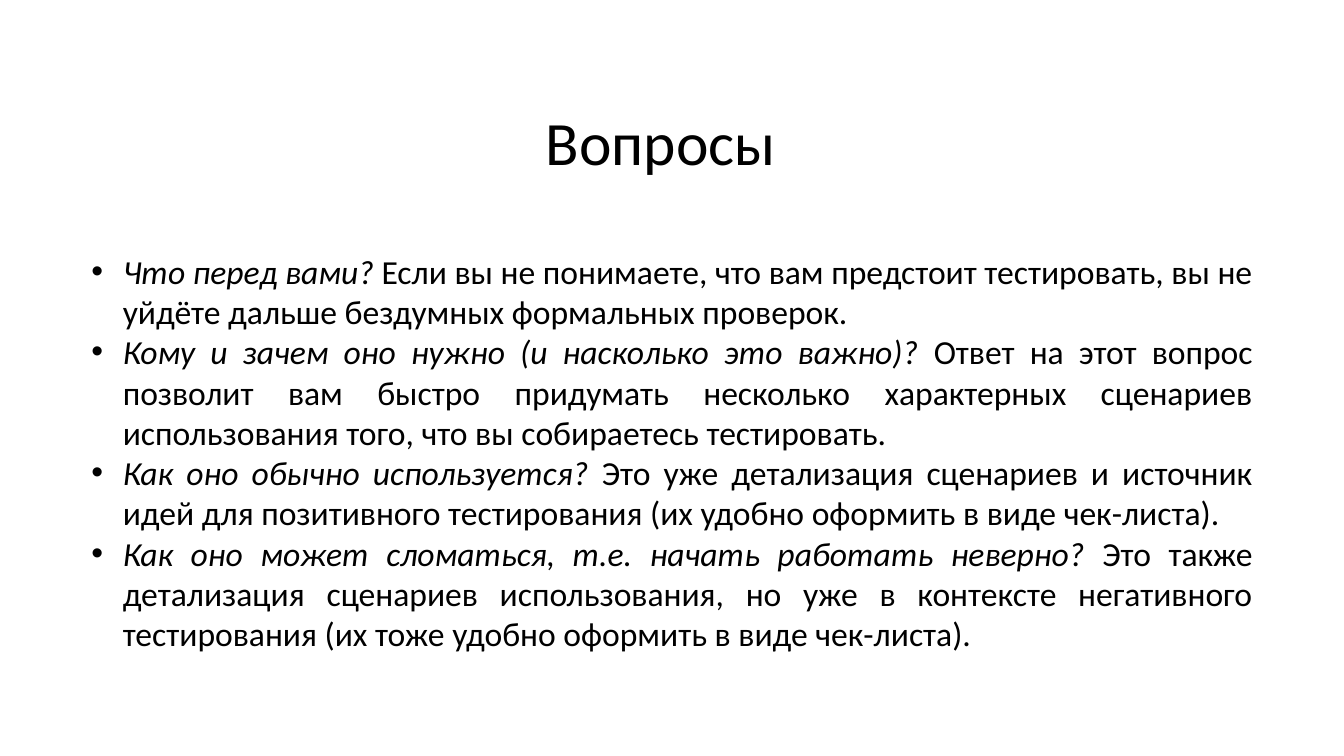
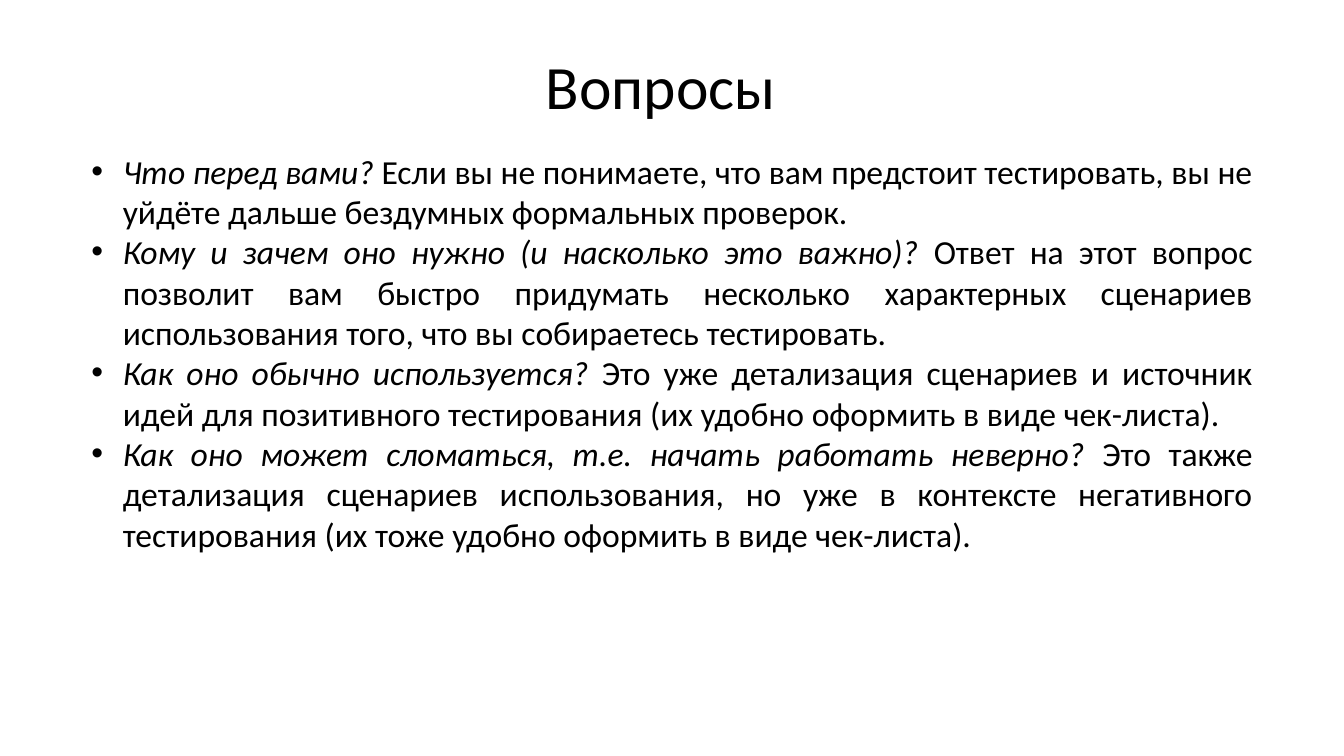
Before and after one commit to Kolonin-Gleb/Testing-automatization, a slide deck: slide 8 of College lectures/5_artifacts_testing_lec_v1.pptx. Drawn at 1344x756 pixels with LibreOffice and Linux fonts; fonts in the diff are those of the drawing. Boxes give left, top, right and bottom in pixels: in the first picture for what was removed or moved away, otherwise in the second. Text is boxed around its words. In the diff, an @@ line names an element or a change of style, - is before the commit and + after.

```diff
--- a/College lectures/5_artifacts_testing_lec_v1.pptx
+++ b/College lectures/5_artifacts_testing_lec_v1.pptx
@@ title "Вопросы": place and size @@
-title "Вопросы" at (546,125,776,175)
+title "Вопросы" at (546,69,776,119)
@@ text "Что перед вами? Если вы ...": place and size @@
-text "Что перед вами? Если вы ..." at (123,261,1253,652)
+text "Что перед вами? Если вы ..." at (123,161,1253,553)
```
Also in this commit, not shown: 1 other slide changed, 1 other file.
